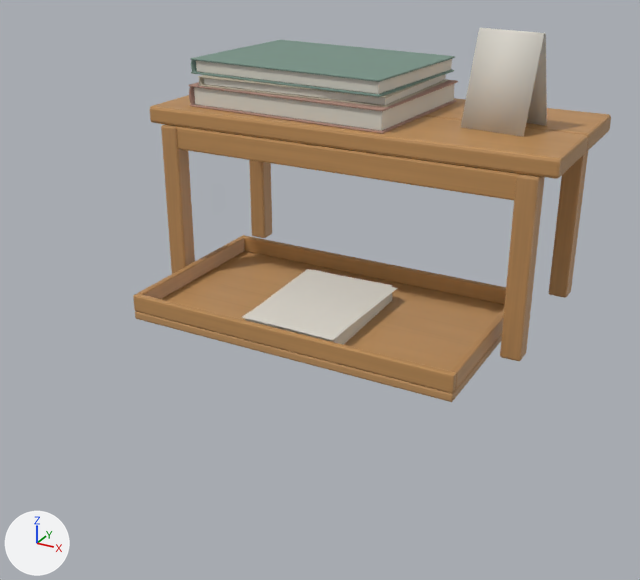
The glTF model public/assets/asset-foundation-paper-v1/paper-display-set.glb, before and after one commit.
Camera for both pictures: a 50 mm camera at (0.589, -0.988, 0.523) aimed at (0.087, -0.074, 0.066). Arrows for +X, +Y and +Z are at lower left; the lights stay in place. The picture after the commit comes second. Where no turn or scale is listed for an object, it has been applied to the vertices. Vertices at exactly the same position are counted once.

The first picture shows 'paper-foundation-v1/book-stack', 'paper-foundation-v1/folded-card', 'paper-foundation-v1/paper-stack', 'paper-foundation-v1/shallow-tray', 'paper-foundation-v1/tiered-riser'.
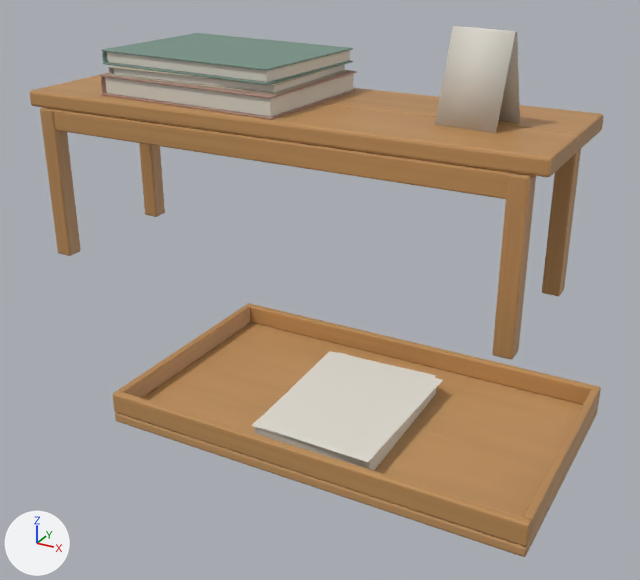
Commit message: art: separate upper books and forward tray with wider display riser

What differs and where, as boxes (x1, y1, x2, y2) in the pictures (640 x 580 px; the box of a moved part takes in the faces that stretch with it):
'paper-foundation-v1/shallow-tray', moved
    before: (133, 235, 506, 402)
    after: (113, 303, 601, 557)
'paper-foundation-v1/tiered-riser', reshaped, moved (24% wider, 7% taller)
    before: (150, 95, 611, 361)
    after: (30, 73, 604, 359)
'paper-foundation-v1/book-stack', moved
    before: (188, 40, 458, 134)
    after: (100, 33, 357, 120)
'paper-foundation-v1/paper-stack', moved
    before: (242, 269, 397, 345)
    after: (252, 351, 443, 471)
'paper-foundation-v1/folded-card', moved
    before: (461, 28, 547, 137)
    after: (435, 26, 520, 133)
part 1 of me_cube_053, moved or reshaped
    before: (150, 95, 588, 179)
    after: (30, 77, 580, 177)
part 2 of me_cube_053, moved or reshaped
    before: (172, 125, 523, 200)
    after: (50, 108, 519, 199)
part 3 of me_cube_053, moved or reshaped
    before: (424, 98, 611, 152)
    after: (90, 73, 604, 151)
part 4 of me_cube_053, moved or reshaped
    before: (161, 124, 195, 274)
    after: (40, 108, 81, 256)
part 5 of me_cube_053, moved or reshaped
    before: (249, 160, 272, 238)
    after: (139, 143, 165, 217)
part 6 of me_cube_053, moved or reshaped
    before: (500, 174, 545, 361)
    after: (492, 173, 536, 359)
part 7 of me_cube_053, moved or reshaped
    before: (549, 151, 588, 298)
    after: (542, 149, 581, 296)

What changed in the scene script:
```text
Change me_cube_053:
    used by ob_paper_foundation_v1_tiered_riser; location = (0.07, 0.05, 0.248)
    remove me_cube_053.from_pydata(...)  # 448 vertices, 864 faces; spans x -0.29..0.29, y -0.068..0.195, z -0.248..0.012
    add me_cube_053.from_pydata(...)  # 448 vertices, 864 faces; spans x -0.4..0.4, y -0.068..0.195, z -0.248..0.012
    me_cube_053 part 1: the loose piece of 56 vertices spanning x -0.29..0.29, y -0.065..0.065, z -0.012..0.012 is multiplied about its middle by the matrix ((1.382, 0.0, 0.0), (0.0, 1.0, 0.0), (0.0, 0.0, 1.0))
    me_cube_053 part 2: the loose piece of 56 vertices spanning x -0.255..0.255, y -0.066..-0.044, z -0.044..-0.012 is multiplied about its middle by the matrix ((1.434, 0.0, 0.0), (0.0, 1.0, 0.0), (0.0, 0.0, 1.0))
    me_cube_053 part 3: the loose piece of 56 vertices spanning x -0.29..0.29, y 0.066..0.195, z -0.012..0.012 is multiplied about its middle by the matrix ((1.382, 0.0, 0.0), (0.0, 1.0, 0.0), (0.0, 0.0, 1.0))
    me_cube_053 part 4: the loose piece of 56 vertices spanning x -0.269..-0.241, y -0.068..-0.041, z -0.248..-0.012 is moved by (-0.11, 0.0, 0.0)
    me_cube_053 part 5: the loose piece of 56 vertices spanning x -0.269..-0.241, y 0.152..0.179, z -0.248..-0.012 is moved by (-0.11, 0.0, 0.0)
    me_cube_053 part 6: the loose piece of 56 vertices spanning x 0.241..0.269, y -0.068..-0.041, z -0.248..-0.012 is moved by (0.11, 0.0, 0.0)
    me_cube_053 part 7: the loose piece of 56 vertices spanning x 0.241..0.269, y 0.152..0.179, z -0.248..-0.012 is moved by (0.11, 0.0, 0.0)
    other edits to the shape of me_cube_053 do not show in these pictures
Change ob_paper_foundation_v1_tiered_riser:
    ob_paper_foundation_v1_tiered_riser.location: (0.07, 0.05, 0.248) -> (-0.05, 0.05, 0.248)
Change ob_paper_foundation_v1_shallow_tray:
    ob_paper_foundation_v1_shallow_tray.location: (0.07, -0.015, 0.006) -> (0.22, -0.23, 0.006)
Change ob_paper_foundation_v1_book_stack:
    ob_paper_foundation_v1_book_stack.location: (-0.01, 0.115, 0.261) -> (-0.17, 0.115, 0.261)
Change ob_paper_foundation_v1_paper_stack:
    ob_paper_foundation_v1_paper_stack.location: (0.07, -0.04, 0.022) -> (0.22, -0.25, 0.022)
Change ob_paper_foundation_v1_folded_card:
    ob_paper_foundation_v1_folded_card.location: (0.255, 0.105, 0.26) -> (0.22, 0.105, 0.26)
```
